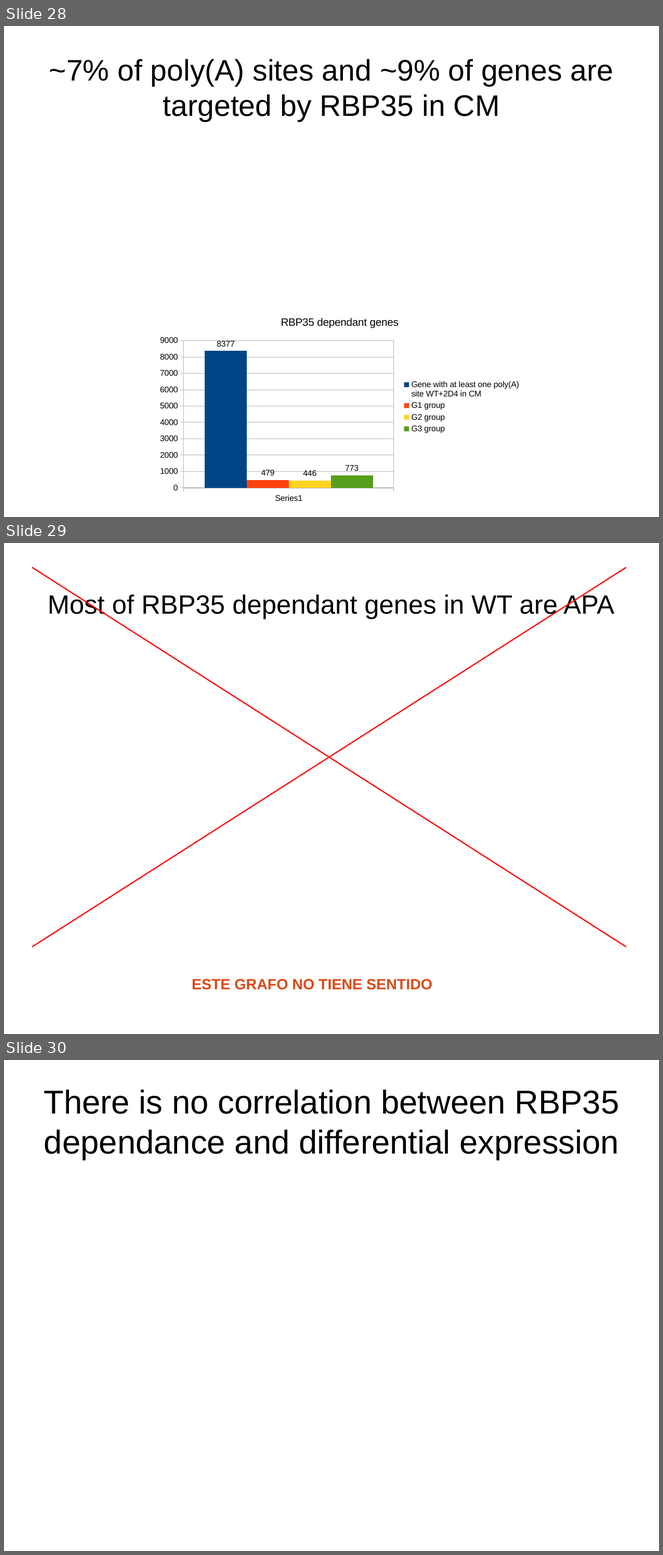
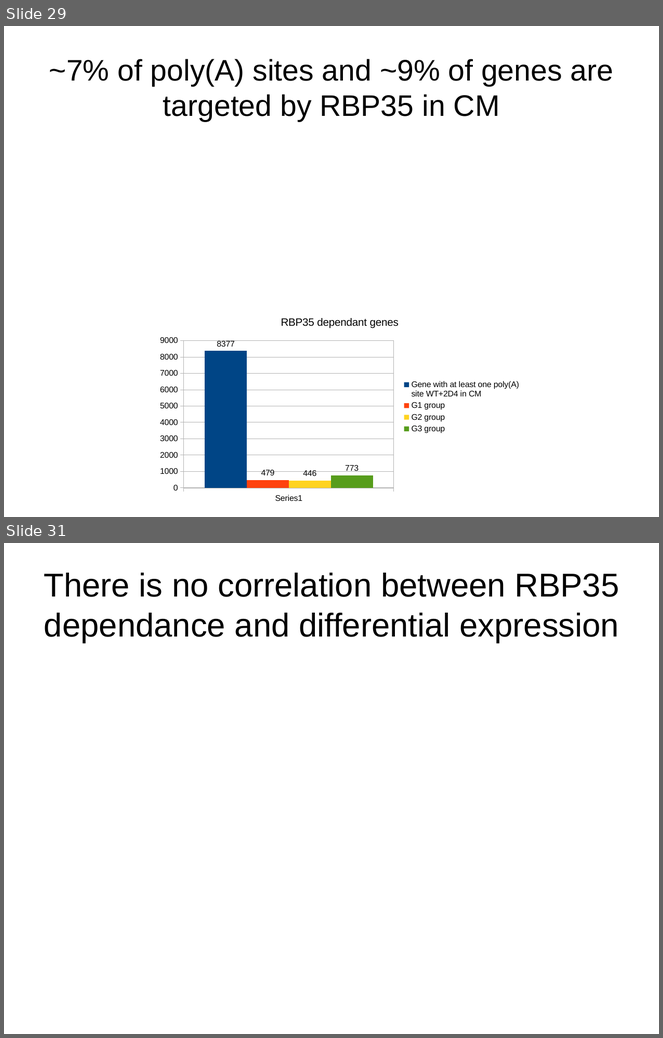
Before and after one commit to wilkinsonlab/m-oryzae-polya, a slide deck: doc/oryzae_presentation.odp. Shown one above the other, each under a label of ours: slides 28, 29 and 30 before the commit, slides 29 and 31 after it; the slides between them are not shown. The pictures are 663x1555 and 663x1038 pixels, drawn with LibreOffice and Linux fonts; fonts in the diff are those of the drawing. Boxes give left, top, right and bottom in pixels: in the first picture for what was removed or moved away, otherwise in the second. Text is boxed around its words. In the diff, an @@ line names an element or a change of style, - is before the commit and + after.

```diff
--- a/doc/oryzae_presentation.odp
+++ b/doc/oryzae_presentation.odp
@@ slide 29 removed at (x1=4, y1=543, x2=659, y2=1034), background #FFFFFF @@
@@ line removed from (32, 567) to (626, 947) @@
@@ line removed from (626, 567) to (32, 947) @@
@@ title removed at (x1=48, y1=593, x2=614, y2=619) @@
-Most of RBP35 dependant genes in WT are APA
@@ text removed at (x1=192, y1=979, x2=432, y2=990) @@
-ESTE GRAFO NO TIENE SENTIDO
@@ what was slide 28 is now slide 29 @@
@@ what was slide 30 is now slide 31 @@
```
Also in this commit, not shown: 14 slides changed, 2 slides added, 4 other files.
